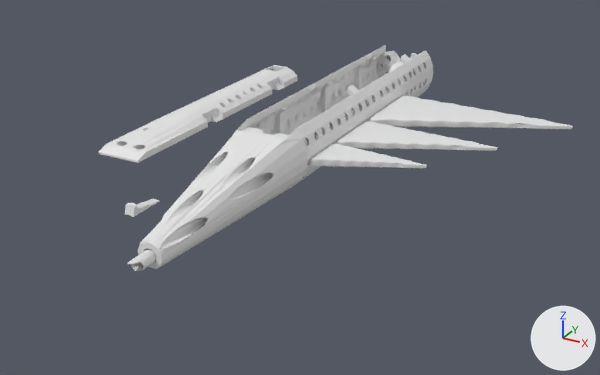
One commit to the Blender file christmas-sampler/Tree.blend: the scene before it, then after it.
One viewpoint serves both versions: a camera (50 mm lens) standing at (8.84, -6.73, 4.86) and looking at (3.51, 2.97, 0.01). The lights are fixed; the arrows at lower right show +X, +Y and +Z.

The first picture shows 'branch-large', 'branch-mid', 'branch-small', 'sampler', 'shim', 'star'.
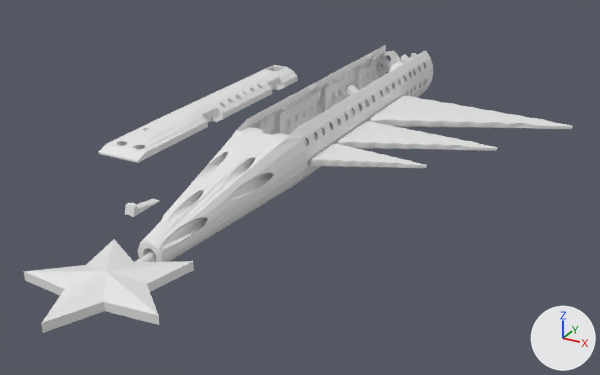
Where the change shows, as pixel boxes [x1, y1, x2, y2] in the pictures (600 x 375 px; the box of a moved part takes in the faces that stretch with it):
'star', reshaped: before [127, 249, 156, 271]; after [24, 239, 194, 333]
part 1 of me_sampler_006, moved or reshaped: before [127, 249, 156, 271]; after [135, 251, 156, 262]

Patch to the scene script:
```diff
--- a/christmas-sampler/Tree.blend.py
+++ b/christmas-sampler/Tree.blend.py
@@ me_sampler_006 @@
 # used by ob_star_geo; parent = ob_star; location = (0.0, 0.0, 0.0)
-me_sampler_006.from_pydata(...)  # 57 vertices, 40 faces; spans x 2.99..3.17, y -0.69..1.29, z 0.09..0.23
+me_sampler_006.from_pydata(...)  # 57 vertices, 40 faces; spans x 3.02..3.14, y -0.69..0.75, z 0.09..0.19
+# me_sampler_006 part 1: 57 of 57 vertices moved; they spanned x 2.99..3.17, y -0.69..1.29, z 0.09..0.23 and now span x 3.02..3.14, y -0.69..0.75, z 0.09..0.19; mean shift (0.0, -0.18, -0.02); largest move (3.08, 1.29, 0.23) -> (3.08, 0.75, 0.19)
```
